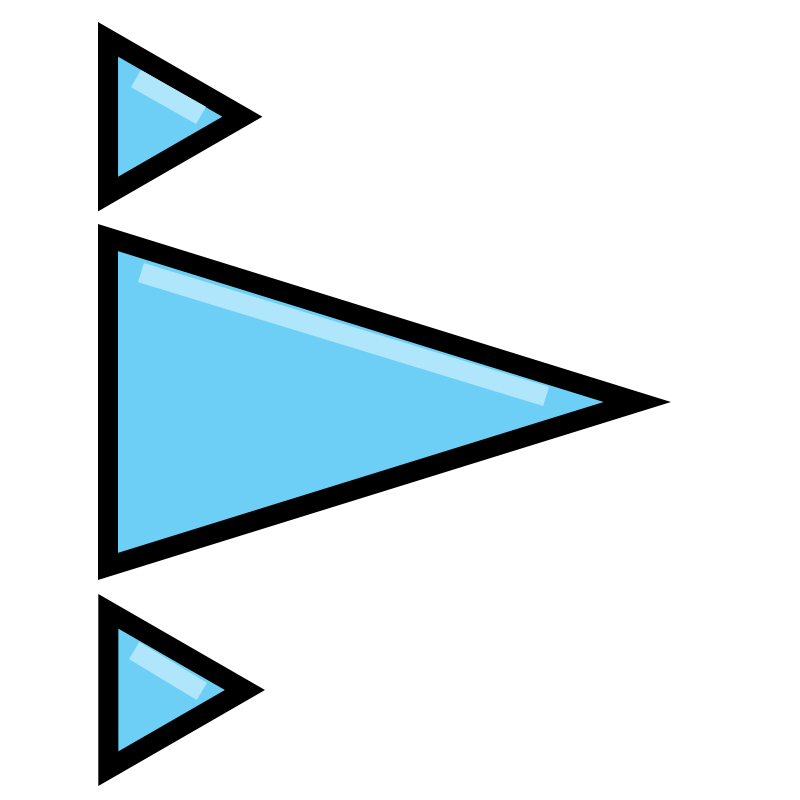
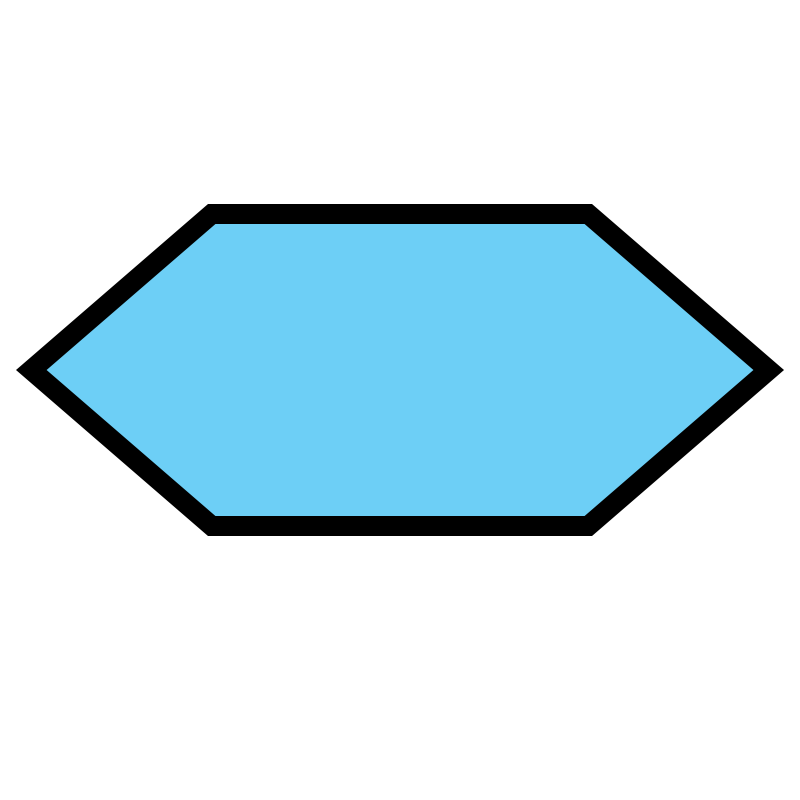
Revision of a layered 800 × 800 image; what changed, layer by layer:
removed layer "Shape 3" over [129, 642, 207, 700]
removed layer "Shape 2" over [138, 263, 549, 406]
removed layer "Shape 1" over [131, 70, 206, 124]
removed layer "Polygon 2" over [98, 22, 265, 786]
painted on "Polygon 1" over [16, 204, 784, 580]
